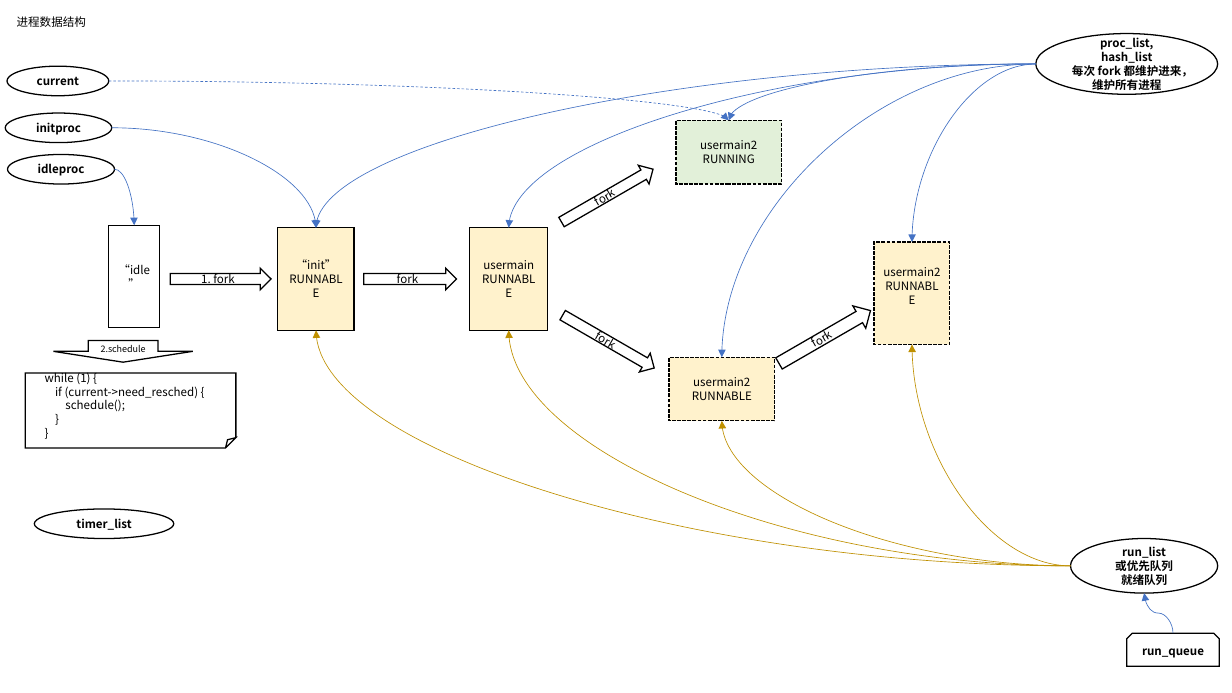
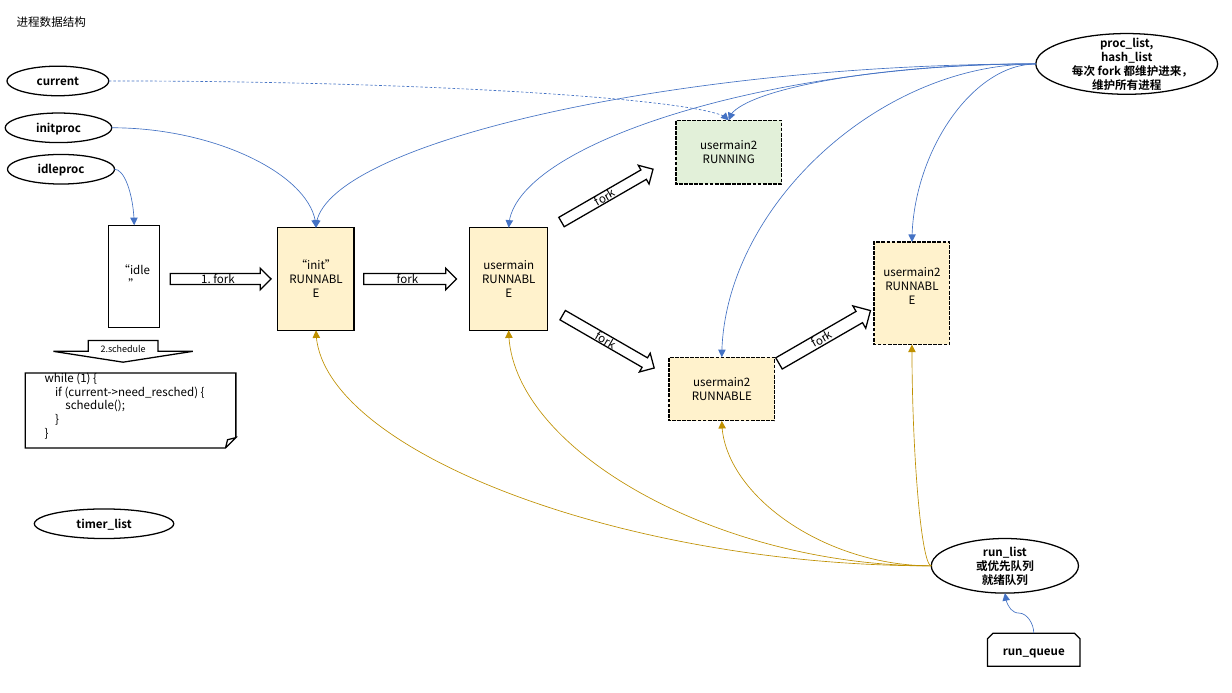
Before and after one commit to libinyl/lcore, a slide deck: slide 4 of 进程.pptx. Drawn at 1232x693 pixels with LibreOffice and Linux fonts; fonts in the diff are those of the drawing. Boxes give left, top, right and bottom in pixels: in the first picture for what was removed or moved away, otherwise in the second. Text is boxed around its words. In the diff, an @@ line names an element or a change of style, - is before the commit and + after.

```diff
--- a/进程.pptx
+++ b/进程.pptx
@@ curved arrow moved from (1071, 566) - (316, 330) to (932, 566) - (316, 330) @@
@@ curved arrow moved from (1071, 566) - (509, 330) to (932, 566) - (509, 330) @@
@@ curved arrow moved from (1071, 566) - (912, 345) to (932, 566) - (912, 345) @@
@@ curved arrow moved from (1071, 566) - (722, 421) to (932, 566) - (722, 421) @@
@@ 1 snip same rect, 1 ellipse, 1 curved arrow: place and size @@
-1 snip same rect, 1 ellipse, 1 curved arrow at bbox=[1071, 539, 1219, 666]
+1 snip same rect, 1 ellipse, 1 curved arrow at bbox=[932, 539, 1080, 666]
```
Also in this commit, not shown: 1 slide added, 21 other files.
